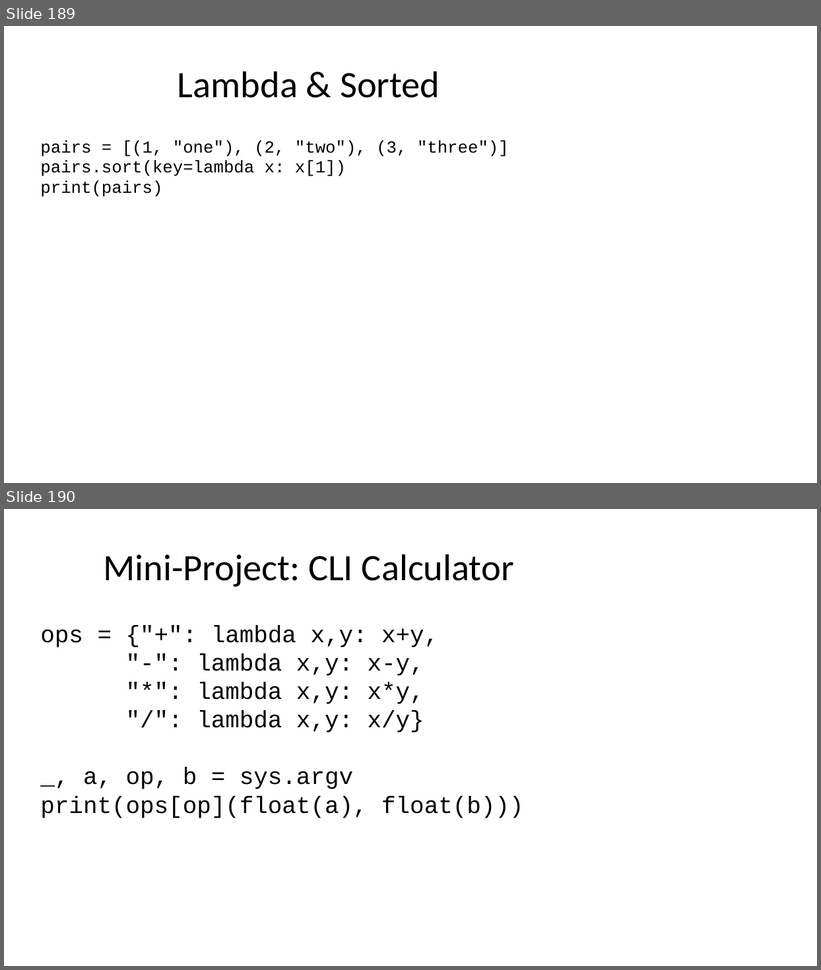
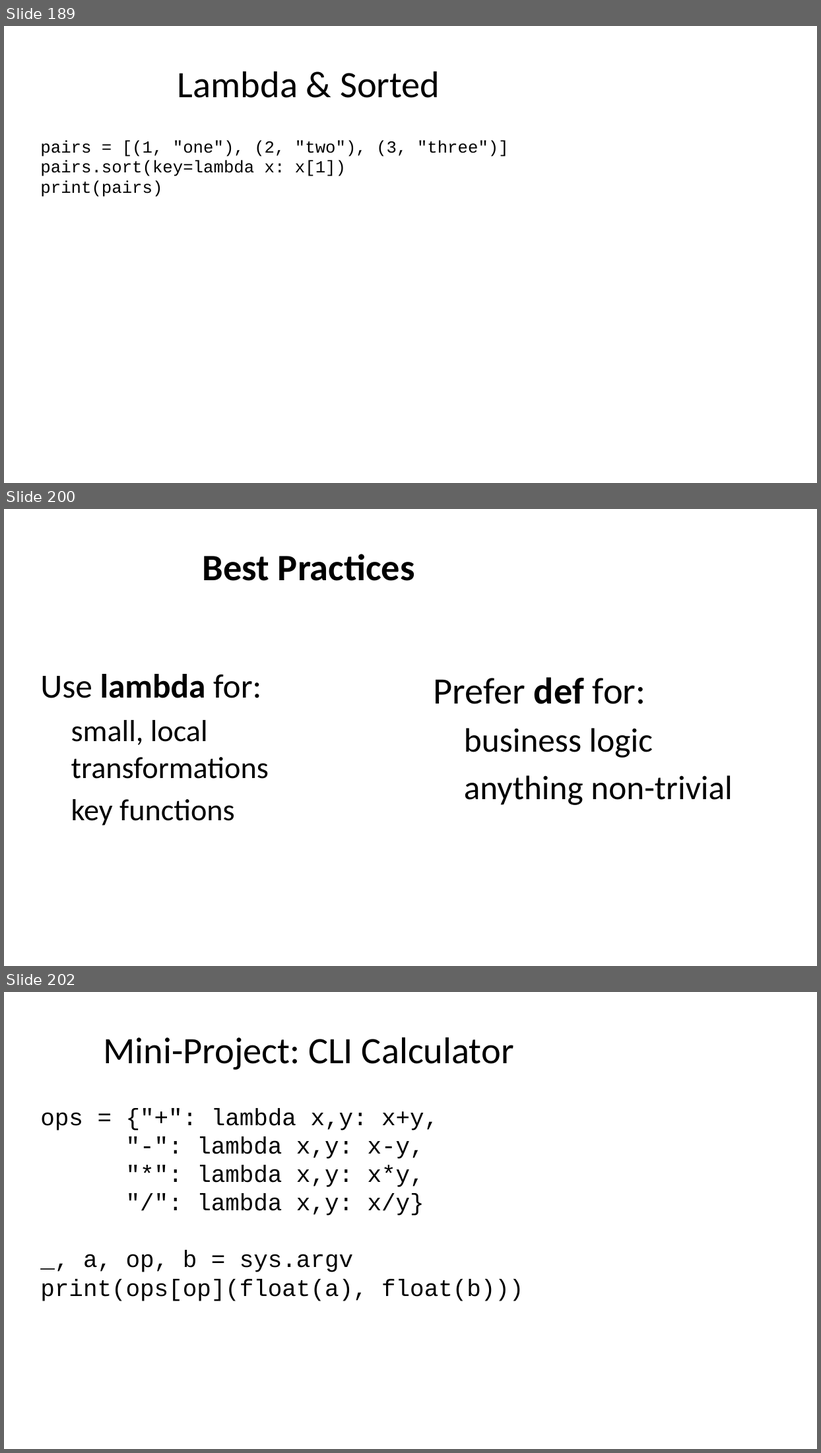
Before and after one commit to seanwhs/3-Day-Python-Crash-Course, a slide deck: Python_Crash_Course_2025.pptx. Shown one above the other, each under a label of ours: slides 189 and 190 before the commit, slides 189, 200 and 202 after it; the slides between them are not shown. The pictures are 821x970 and 821x1453 pixels, drawn with LibreOffice and Linux fonts; fonts in the diff are those of the drawing. Boxes give left, top, right and bottom in pixels: in the first picture for what was removed or moved away, otherwise in the second. Text is boxed around its words. In the diff, an @@ line names an element or a change of style, - is before the commit and + after.

```diff
--- a/Python_Crash_Course_2025.pptx
+++ b/Python_Crash_Course_2025.pptx
@@ slide 200 added at (x1=4, y1=509, x2=817, y2=966), background #FFFFFF @@
@@ title added at (x1=203, y1=554, x2=415, y2=581), 44 pt, text #000000, bold @@
+Best Practices
@@ text added at (x1=40, y1=674, x2=269, y2=826), 36 pt, text #000000 @@
+Use lambda for:
+  small, local transformations
+  key functions
@@ text added at (x1=434, y1=677, x2=733, y2=805), 40 pt, text #000000 @@
+Prefer def for:
+  business logic
+  anything non-trivial
@@ what was slide 190 is now slide 202 @@
```
Also in this commit, not shown: 11 other slides added.
